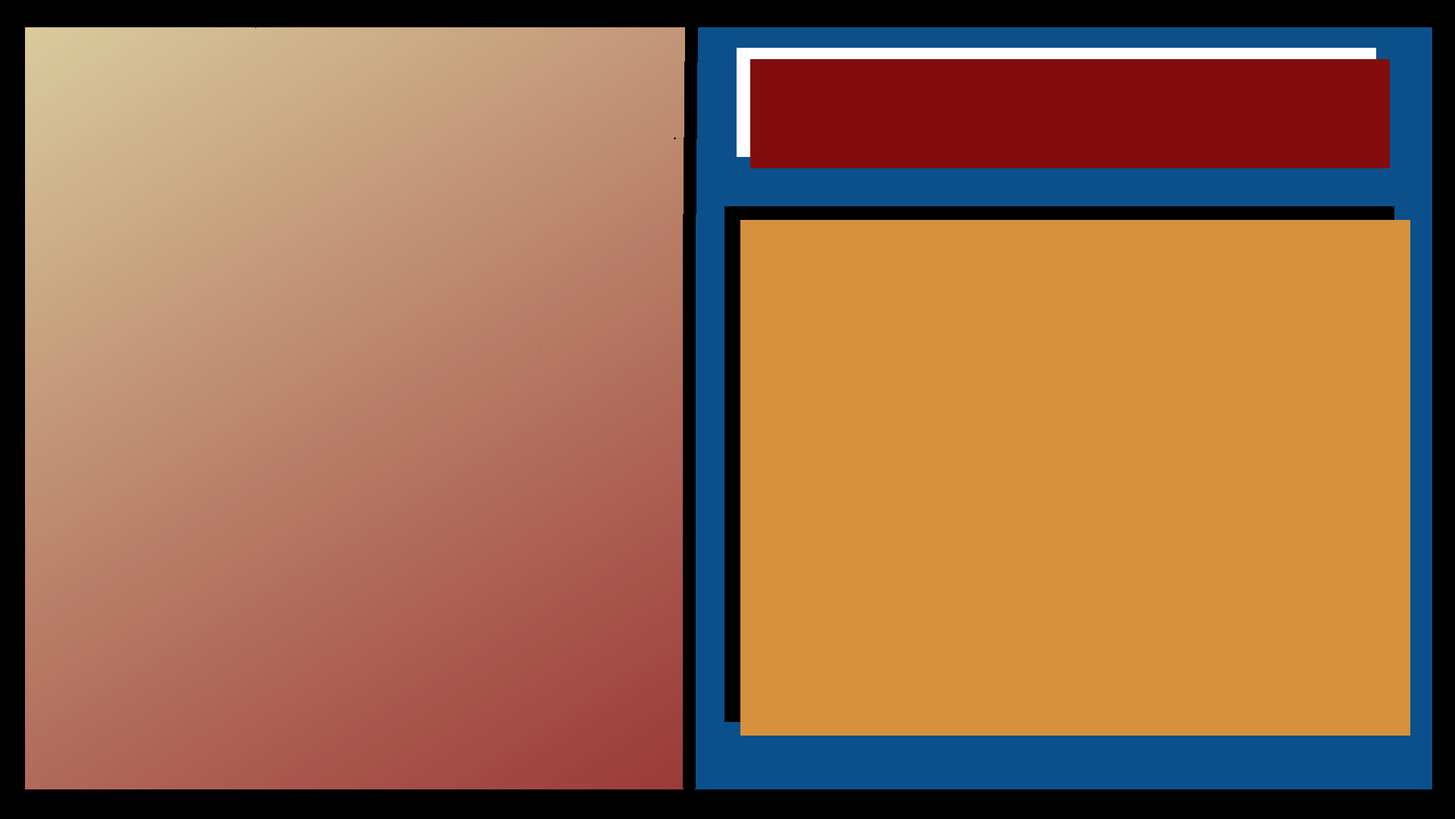
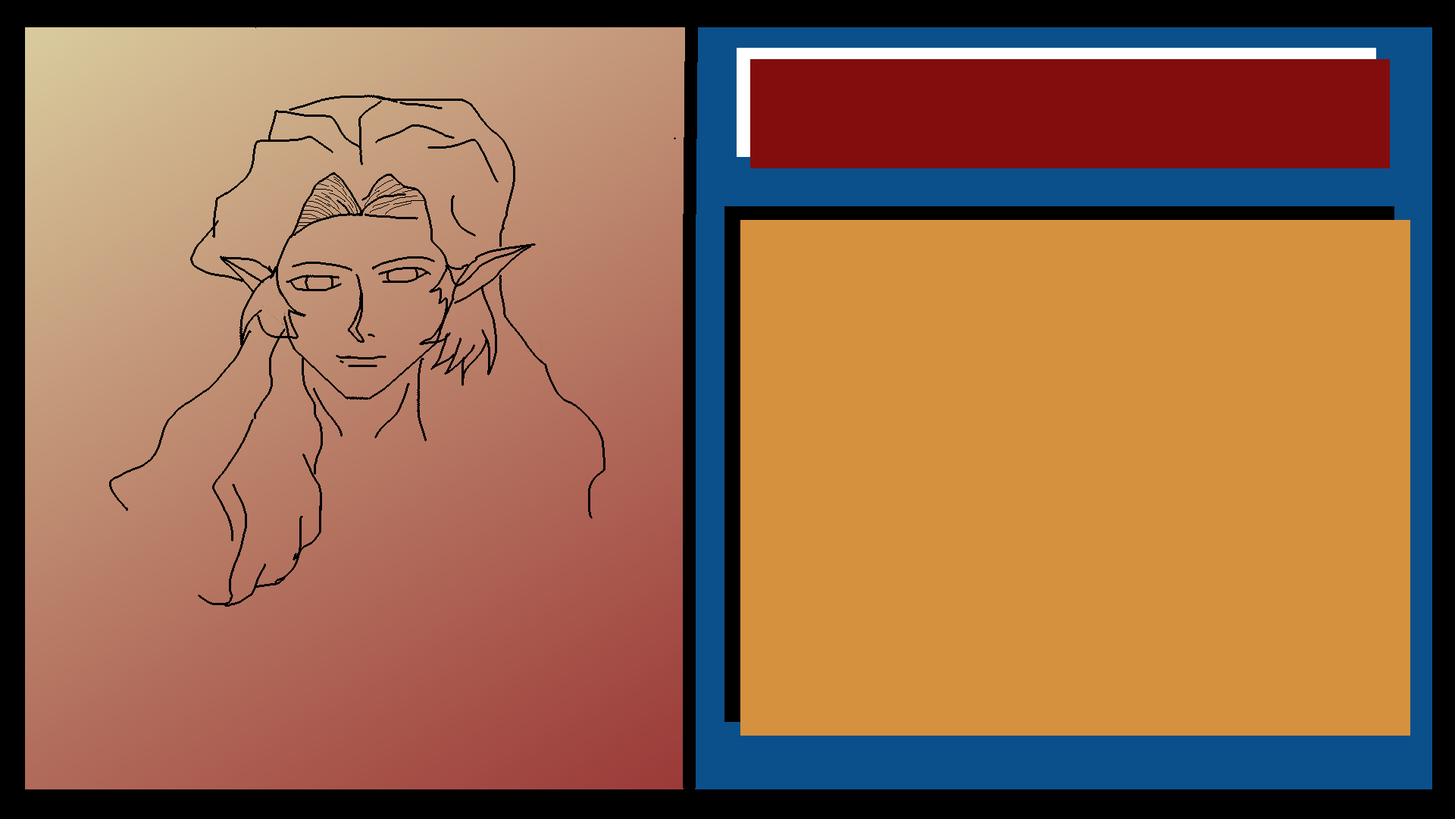
Revision of a layered 1455 x 819 image; what changed, layer by layer:
painted on "hair" over [109, 94, 606, 607]
painted on "eyes" over [285, 266, 432, 292]
painted on "head" over [219, 243, 536, 400]
hid "draft-lines", painted on it over [109, 151, 606, 607]
